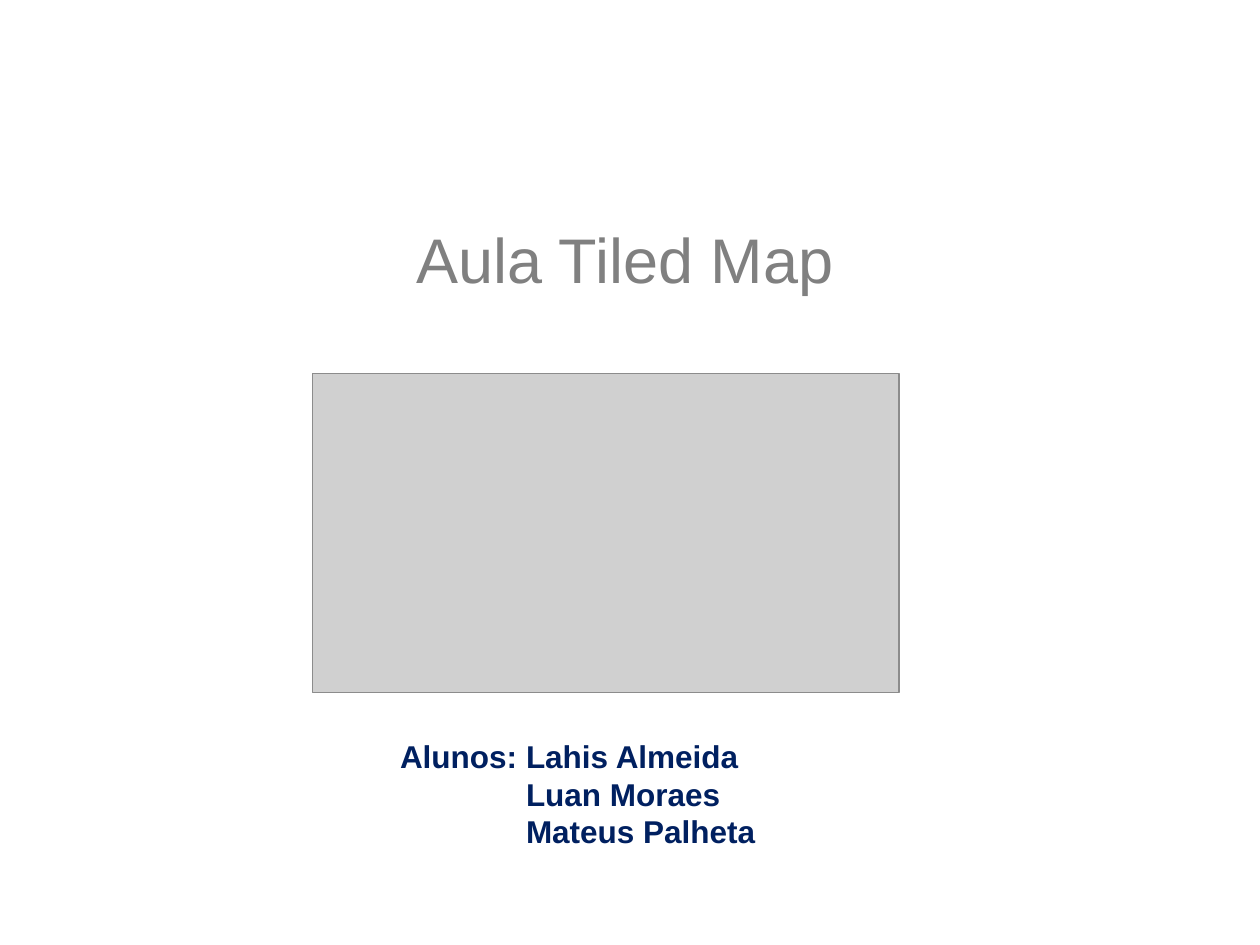
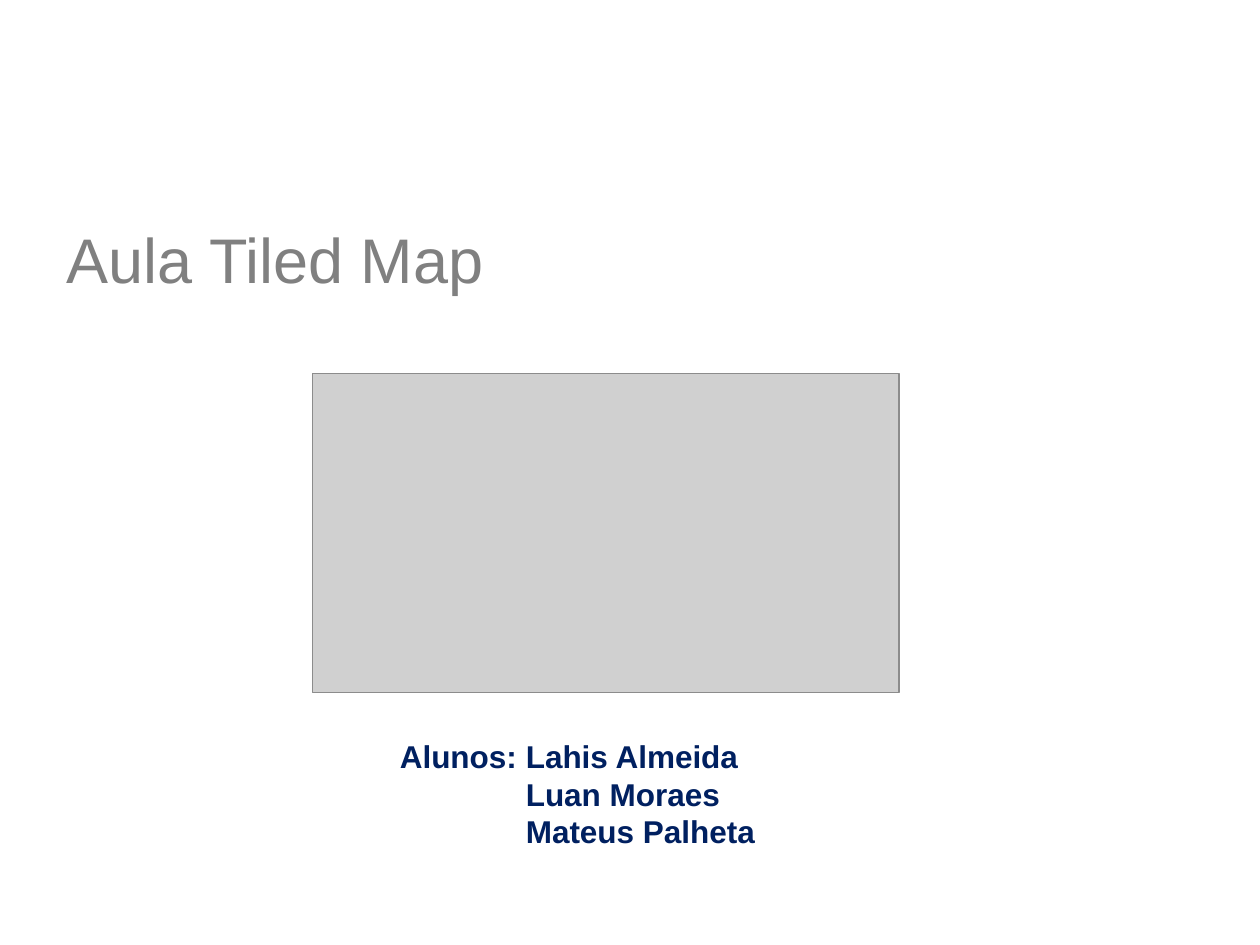
Before and after one commit to jucimarjr/html5games, a slide deck: slide 1 of phaser/tutorial - Tiled Map/Aula TiledMap.pptx. Drawn at 1260x945 pixels with LibreOffice and Linux fonts; fonts in the diff are those of the drawing; grey boxes stand for pictures; background and template pictures are left out. Boxes give left, top, right and bottom in pixels: in the first picture for what was removed or moved away, otherwise in the second. Text is boxed around its words. In the diff, an @@ line names an element or a change of style, - is before the commit and + after.

Commit message:
[phaser][tutorial tiled]slide corrigido

```diff
--- a/phaser/tutorial - Tiled Map/Aula TiledMap.pptx
+++ b/phaser/tutorial - Tiled Map/Aula TiledMap.pptx
@@ text "Aula Tiled Map" at <box>67,237,484,295</box>: alignment centre to left @@
@@ text "Alunos: Lahis Almeida" at <box>400,745,755,844</box>: less space between paragraphs @@
```
Also in this commit, not shown: 26 other slides changed, 1 other file.
